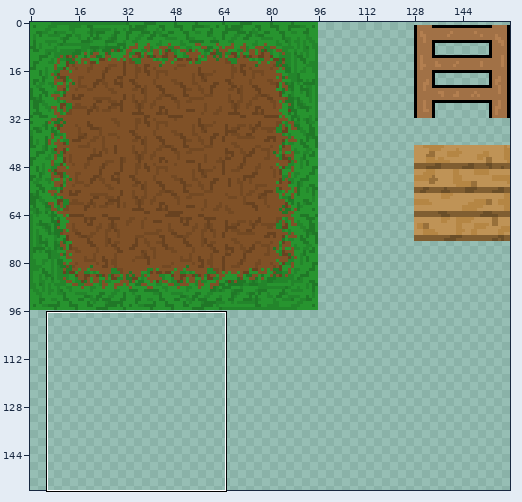
Two states of a sprite sheet, ProjetClubInfo/Assets/Fonts/Objects/Texture1.png. The picture above shows the old version from afar; the outline marks the close-up.
Close-up. Old version:
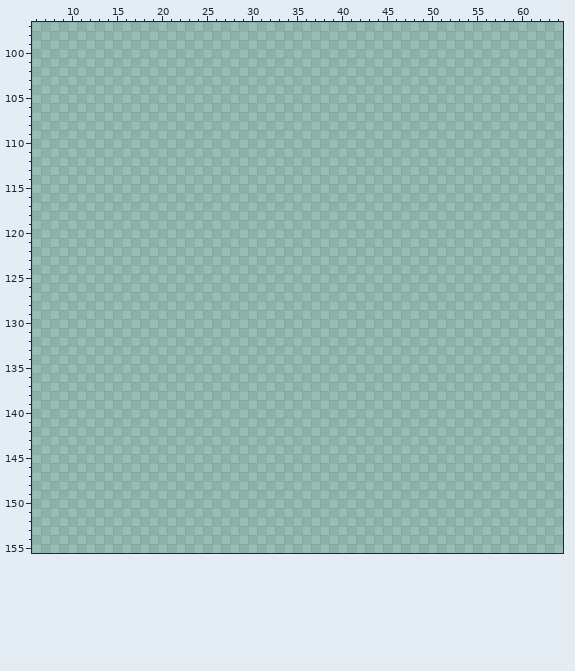
Colours within 5 levels of each other are drawn and written as one. Shown: x 6..64, y 97..155. The wide view leaves out empty margins. The commit also changed other parts of the picture, which this record leaves out.
After:
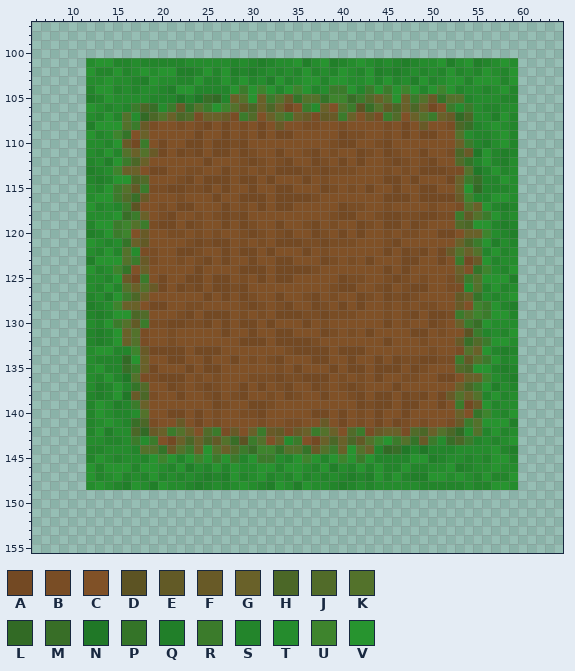
Palette (. is transparent): A #734923  B #794d25  C #805127  D #5c5323  E #625a26  F #685a27  G #696129  H #4b6727  J #516b29  K #53722b  L #326a25  M #386e27  N #207827  P #347428  Q #217f29  R #3b7b2b  S #23852b  T #258c2d  U #3e842d  V #27942f
Difference:
file 640x640 -> 320x320 pixels (blocks of 4x4 -> 2x2; one block is one cell here)
y 101: x 12..59 ................................................ -> TVVSSTSSSSSTTTTTSTSQSTTVQTVQSTVTSTSQSTTVQTVQSTVT
y 102: x 12..59 ................................................ -> VSSVSTVTVVQQSVSVQSQSTSTSVSTSVTSVQSQSTSTSVSTSVTSV
y 103: x 12..59 ................................................ -> TTVTTSQVTTSSVSSVSVSTQVSTVVSVVTTVSVSTQVSTVVSVVVSV
y 104: x 12..59 ................................................ -> SVVSTSTTSQVVSSSSVRVUVSVUVSTRRVSRVRVUVSVUVSTTSTVS
y 105: x 12..59 ................................................ -> QSVTTTTSSSNSNMLSGKVGRKFPKKPUUMRJGKVGRKFPKKSTTTSS
y 106: x 12..59 ................................................ -> VTSTSRHMTRFPKRVUKEHGHGACRTGCKRDMKEHGHGACRTRTSSTT
y 107: x 12..59 ................................................ -> TSVSKTLHKGHJBGGFBRJCGKRGFBEFRGCFBRJCGKRGFLHTTQVS
y 108: x 12..59 ................................................ -> QVVVKRFBCCBCBACACBCACFCCBBCCBCCCCBCACFCCBHMSTVTS
y 109: x 12..59 ................................................ -> VSTUPCGCCCCCACCACBCACAACCCCCABBCCBCACAACCKTSSTVS
y 110: x 12..59 ................................................ -> TTSVFARCACCAACAABACCCCCCCCCBAACCBACCCCCCCGRSQTVS
y 111: x 12..59 ................................................ -> TSVSKGKFACABACAACABCCACCBACBCCABCABCCACCBHFNVSQS
y 112: x 12..59 ................................................ -> STQVRHGCCCCCCACCCBABCBACCABCACACCBABCBACCJPSVSQT
y 113: x 12..59 ................................................ -> QSTUGGCAACCBBCCACBCBCAAABBABBBCCCBCBCAAABBKNSVST
y 114: x 12..59 ................................................ -> SQSVVHJCCCBACAAACAACACCCACBCCCCCCAACACCCAGRMSSVT
y 115: x 12..59 ................................................ -> TSVRKERBBAABBACACCACCAACCCABCBCACCACCAACCGVLSSST
y 116: x 12..59 ................................................ -> TVVRJMFCCCBCCCACCAAACAAAABCCCCCCCAAACAAAAFUSSVVT
y 117: x 12..59 ................................................ -> VSTSRDCCBCAACCCACBCACAACCCCCABBCCBCCCCBCCBKGVSQS
y 118: x 12..59 ................................................ -> TTTVMRGCBACCBCBABACCCCCCCCCBAACCBAABBAABBREKRVST
y 119: x 12..59 ................................................ -> SVVRUKRBAACABCCACABCCACCBACBCCABCAACABCCCJHVVSQS
y 120: x 12..59 ................................................ -> QSVRUCFCCBBCBCBCCBABCBACCABCACACCBCBBCCAACGGUTSQ
y 121: x 12..59 ................................................ -> VTSTPGECCCCBABAACBCBCAAABBABBBCCCBACCCCCCGHRVQTS
y 122: x 12..59 ................................................ -> TSVSKTBBCCAABCCACAACACCCACBCCCCCCACABACAFKGKSVST
y 123: x 12..59 ................................................ -> QVVVKRFBCCBCBACACCACCAACCCABCBCACCCAACCACRAFVSTT
y 124: x 12..59 ................................................ -> VSTUPCGCCCCCACCCCAAACAAAABCCCCCCCACACCCCCGCPUTSV
y 125: x 12..59 ................................................ -> TTSVFARCACCAACAACBCACAACCCCCABBCCBABCBCCBFRKVVVQ
y 126: x 12..59 ................................................ -> TSVSKGKFACABACAABACCCCCCCCCBAACCBACBAACCBBTKSVST
y 127: x 12..59 ................................................ -> STQVRHGCCCCCCACACABCCACCBACBCCABCABABCCCCEGPTSTV
y 128: x 12..59 ................................................ -> QSTUGGCAACCBBCCCCBABCBACCABCACACCBCBCBBCCFCURVSQ
y 129: x 12..59 ................................................ -> SQSVVHJCCCBACAAACBCBCAAABBABBBCCCBCBACAABRKURVVS
y 130: x 12..59 ................................................ -> TSVRKERBBAABBACACAACACCCACBCCCCCCACBCCABCGRMVTTT
y 131: x 12..59 ................................................ -> SQSVGKBCCBCCCCCACCACCAACCCABCBCACCCCAACBCCDRSTSV
y 132: x 12..59 ................................................ -> SQSVGKBCCBCCCCCCCAAACAAAABCCCCCCCACCCBCCCFMJRVVT
y 133: x 12..59 ................................................ -> TVVSSUFAAAACAAACCCCCCCBAAAACAAACCCCCCCBCCBKGVSQS
y 134: x 12..59 ................................................ -> TSSSLVGCCAACCACCACBCBACCCAACCACCACABBAABBREKRVST
y 135: x 12..59 ................................................ -> TVSSMRGACCCACAACCCCCCBCACCCACAACAAACABCCCJHVVSQS
y 136: x 12..59 ................................................ -> TSVSNKBBAAACBCBCCCBBBABBAAACBCBCACCBBCCAACGGUTSQ
y 137: x 12..59 ................................................ -> TQSVSPJCCABCBABCCACACBACCABCBABCCCACCCCCCGHRVQTS
y 138: x 12..59 ................................................ -> SQSVNFHBCCACCBACBACCBCABCCACCBACAACABACAFKGKSVST
y 139: x 12..59 ................................................ -> SVTQSRGCCCCCCCABCCAABCCCCCCCCCABAACAACCACRAFVSTT
y 140: x 12..59 ................................................ -> SVTSSTKCCAACACBCCBBACCCCCAACACBCACCACCCCCGCPUTSV
y 141: x 12..59 ................................................ -> STVTSMHBCCFCACBCCCCBCCBBCCFCACBCACABCBCCBFRKVVVQ
y 142: x 12..59 ................................................ -> SVQTTHLFGRKGCJRBFCGRFEBFGRKGCJRBFGGBJHGKHLTKSVST
y 143: x 12..59 ................................................ -> TTSSTRTRCAGHGHEKMDRKCGTRCAGHGHEKUVRKPFRTMHRSTSTV
y 144: x 12..59 ................................................ -> SSTTTSKKPFKRGVKGJRMUUPKKPFKRGVKGSLMNSNSSSTTTTVSQ
y 145: x 12..59 ................................................ -> SVTSTTSVUVSVUVRVRSVRRTSVUVSVUVRVSSSSVVQSTTSTSVVS
y 146: x 12..59 ................................................ -> VSVVVSVVTSVQTSVSVTTVVSVVTSVQTSVSVSSVSSTTVQSTTVTT
y 147: x 12..59 ................................................ -> VSTVSTSVSTSTSQSQVSTVSTSVSTSTSQSQVSVSQQVVTVTSVSSV
y 148: x 12..59 ................................................ -> TVTSQVTQVTTSQSTSTVTSQVTQVTTSQSTSTTTTTSSSSSTSSVVT
Where, in picture pixels (left, top, right, bottom), the same in both close-ups:
added: (86, 58, 518, 490)
